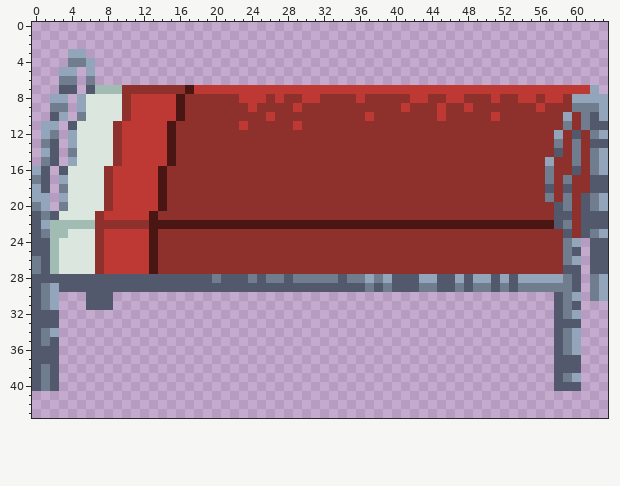
One commit to this pixel-art sprite: godot/assets/lit_vide_centre.png. That is the earlier state.
The file is 64x44 pixels.
And afterwards:
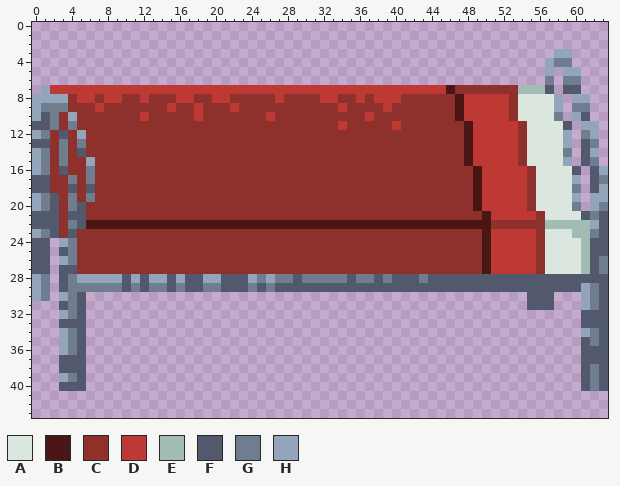
Palette (. is transparent): A #dae6de  B #491613  C #8e312c  D #be3933  E #a0bcb3  F #52596d  G #707d8f  H #93a5ba
Change:
Changed rows in their new state; - is an unchanged pixel.
first column x 0:
 3 ----..----------------------------------------------------HH----
 4 ----...--------------------------------------------------HGG----
 5 ---..-.--------------------------------------------------H-HH---
 6 ---..-.--------------------------------------------------G-GG---
 7 -HDDDDDDDDDDDDDDDD----------------------------BCCCCCCCEEEF.FF..-
 8 HH--CDDCDD-C-CCCDD--DD-CCC----CCDD----DDD-CC--CBDDD-D-AAAAH.--..
 9 HG--CCCDCC-CCCC-C-D---D-C----C----D----D-C---C-B-DDDD-AAAAH.--..
10 HFGCHCCCCC-C-CCCC-D--------------------------C-BDDD-D-AAAAG.HF..
11 FFGCGCCCC-CCCCCC-------C-----C----D-----D-------BDDDDD-AAAAF.HH.
12 HGCFCHCCC-CCCCCC--------------------------------BDDDDD-AAAAH.GH.
13 FFCGCGCCC-CCCCCC--------------------------------BDDDDD-AAAAH.FG.
14 HGCGCFCCC-CCCCCC--------------------------------BDDDDD-AAAAG.FH.
15 H-CGCCHCC-CCCCCC--------------------------------BDDDDD-AAAAH.F-.
16 -GC-CCGC-CCCCCC----------------------------------BDDDDD-AAAA-.F-
17 F-CCGCGC-CCCCCC----------------------------------BDDDDD-AAAAH.-G
18 F-CCFCFC-CCCCCC----------------------------------BDDDDD-AAAAG.-H
19 -GFCGCGC-CCCCCC----------------------------------BDDDDD-AAAAH.H-
20 HGFCGFCC-CCCCCC----------------------------------BDDDDD-AAAAG.HG
21 -F-CFFC-CCCCCC------------------------------------BDDDDD-AAAA-G-
22 -FFCGFBBBBBBB--------------------------------------CCCCCCEEEEEH-
23 H-FCFCC-CCCCCC------------------------------------BDDDDD-AAAEE-F
24 --.HGCC-CCCCCC------------------------------------BDDDDD-AAAAE--
25 --.FGCC-CCCCCC------------------------------------BDDDDD-AAAAE--
26 F-.HGCC-CCCCCC------------------------------------BDDDDD-AAAAE-G
27 F-.FFCC-CCCCCC------------------------------------BDDDDD-AAAAE-G
28 HG.-GHHHHH-H-HH-H--HH---HGH-GF----GF-GFG---GF--F-FF-F-FFFFFF-FFF
29 H-.-GGGGGG-G-GG-G--GG---G-G----------F-F---FF--F-FF-F-FFFFFF-H-F
30 H-.HGF...----------------------------------------------FFF...H-F
31 ...FGF...----------------------------------------------FFF...HGF
32 ...HGF----------------------------------------------------...FFF
33 ...FFF----------------------------------------------------...FFF
34 ...HGF----------------------------------------------------...HGF
35 ...HGF----------------------------------------------------...FGF
36 ...HGF----------------------------------------------------...FFF
37 ...FFF----------------------------------------------------...FFF
38 ...FFF----------------------------------------------------...FGF
39 ...HGF----------------------------------------------------...FGF
40 ...FFF----------------------------------------------------...FGF
